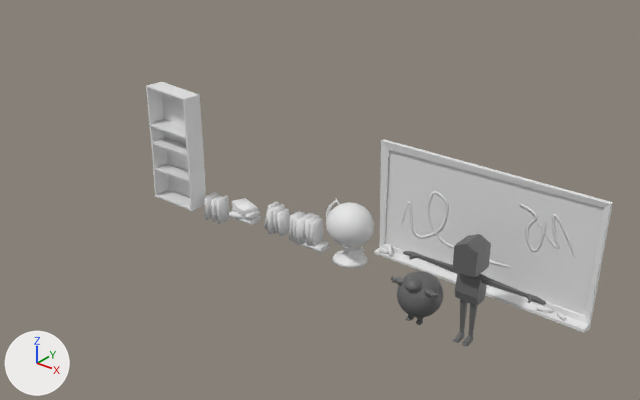
One commit to the Blender file SourceArt/Models/PropFactory.blend: the scene before it, then after it.
Before and after are seen from a 50 mm camera at (8.37, -12.71, 8.99) aimed at (-1.89, 0.11, 1.03). The axes (+X, +Y, +Z) are drawn at lower left. The lights are the same throughout.

Names of what the first picture shows: 'Book', 'Book.001', 'Book.002', 'BookPile', 'Books', 'Books.001', 'Default_Kid', 'Prop_Blackboard', 'Prop_Globe', 'Prop_ShelvesUnit', 'Teacher'.
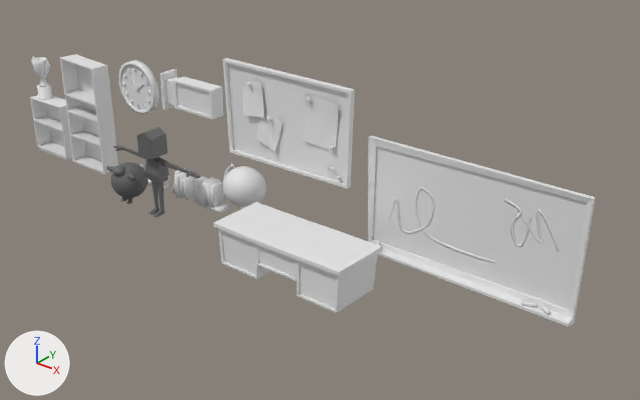
Commit message: added more props

What differs and where, as boxes [x1, y1, x2, y2] in the pictures (640 x 400 px):
'Prop_Blackboard', moved: before [374, 139, 613, 333]; after [368, 136, 595, 327]
'NoticeBoard', added: after [223, 58, 355, 188]
'Prop_ShelvesUnit', moved: before [146, 82, 206, 211]; after [60, 54, 118, 174]
'TeachersDesk', added: after [213, 202, 382, 313]
'Teacher', moved: before [403, 234, 546, 347]; after [114, 127, 200, 217]
'Prop_Globe', moved: before [326, 199, 374, 268]; after [223, 163, 266, 209]
'Default_Kid', moved: before [391, 271, 443, 325]; after [106, 162, 148, 204]
'ExitSign', added: after [160, 69, 224, 120]
'Books.001', moved: before [289, 211, 330, 253]; after [193, 176, 230, 214]
'Prop_ShelvesUnit.001', added: after [30, 95, 72, 160]
'Clock', added: after [118, 60, 160, 114]
'Books', moved: before [264, 201, 290, 236]; after [173, 168, 195, 200]
'BookPile', moved: before [229, 198, 260, 225]; after [147, 176, 171, 189]
'Trophee', added: after [31, 56, 53, 100]
'Book', moved (not visible afterwards): before [217, 195, 230, 224]
'Book.001', moved (not visible afterwards): before [204, 192, 219, 220]
'Book.002', moved (not visible afterwards): before [211, 196, 222, 222]

The change in detail:
Mesh me_cylinder_003 is new.
It has 280 vertices, 262 faces and spans x -0.362..0.356, y -0.203..0.194, z -0.003..1.064.
Mesh me_cube_008 is new.
It has 36 vertices, 34 faces and spans x -0.63..0.649, y -0.472..0.0, z -0.001..1.45.
Mesh me_cube_007 is new.
It has 441 vertices, 416 faces and spans x -1.64..1.67, y -0.12..0.06, z -1.06..1.02.
Mesh me_cube_002 is new.
It has 154 vertices, 124 faces and spans x 0.0..1.54, y -0.12..0.32, z -0.42..0.42.
Mesh me_cylinder is new.
It has 264 vertices, 196 faces and spans x -0.632..0.601, y -0.096..0.077, z -0.626..0.612.
Mesh me_cube is new.
It has 171 vertices, 170 faces and spans x -1.55..1.59, y -0.62..0.65, z 0.0..0.99.
Object 'Default_Kid' (ob_default_kid) moves from (1.25, -1.01, 0.0) to (-6.65, -1.01, 0.0).
Object 'Teacher' (ob_teacher) moves from (2.25, -1.01, 0.0) to (-5.66, -1.01, 0.0).
Object 'Book' (ob_book) moves from (-4.6, 0.0, 0.0) to (-7.48, 0.0, 0.0).
Object 'Prop_Blackboard' (ob_prop_blackboard) moves from (1.89, 0.0, 0.0) to (1.6, 0.0, 0.0).
Object 'Prop_ShelvesUnit' (ob_prop_shelvesunit) moves from (-5.77, 0.0, 0.0) to (-8.85, 0.0, 0.0).
Object 'Book.001' (ob_book_001) moves from (-4.97, 0.0, 0.0) to (-7.85, 0.0, 0.0).
Object 'Book.002' (ob_book_002) moves from (-4.78, 0.0, 0.0) to (-7.66, 0.0, 0.0).
Object 'BookPile' (ob_bookpile) moves from (-3.95, 0.0, 0.0) to (-6.84, 0.0, 0.0).
Object 'Books' (ob_books) moves from (-3.05, 0.0, 0.0) to (-5.93, 0.0, 0.0).
Object 'Books.001' (ob_books_001) moves from (-2.15, 0.0, 0.0) to (-5.03, 0.0, 0.0).
Object 'Prop_Globe' (ob_prop_globe) moves from (-1.03, 0.0, 0.0) to (-3.91, 0.0, 0.0).
Object 'Trophee' (ob_trophee) is new; it shows me_cylinder_003.
Its location is (-10.61, -0.23, 1.43).
Object 'Prop_ShelvesUnit.001' (ob_prop_shelvesunit_001) is new; it shows me_cube_008.
Its location is (-10.32, 0.0, 0.0).
Object 'NoticeBoard' (ob_noticeboard) is new; it shows me_cube_007.
Its location is (-2.69, 0.0, 2.59).
Object 'ExitSign' (ob_exitsign) is new; it shows me_cube_002.
Its location is (-6.25, 0.0, 2.5).
Object 'Clock' (ob_clock) is new; it shows me_cylinder.
Its location is (-7.15, 0.0, 2.38).
Object 'TeachersDesk' (ob_teachersdesk) is new; it shows me_cube.
Its location is (-1.39, -1.3, 0.0).
